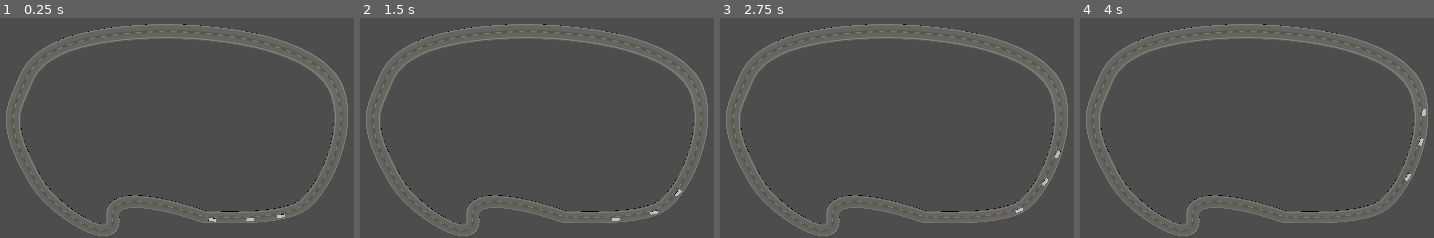
Above: before the commit, frames 1-4 (left to right).
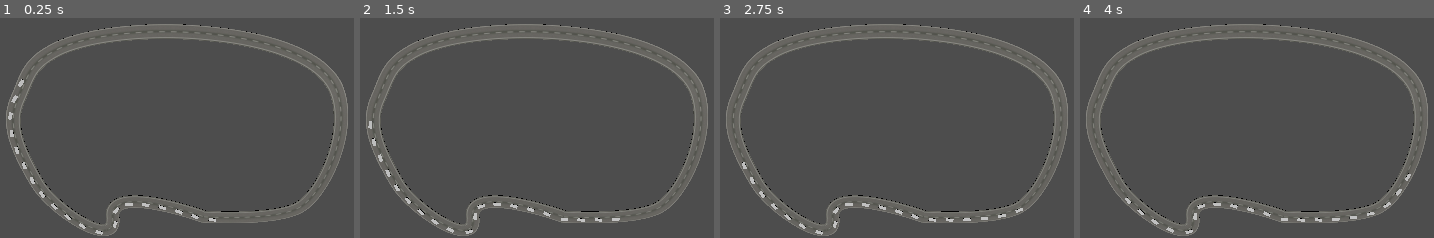
Above: after the commit, the same moments.

Repository: zaddmc/Traffic_Simulator
Game: Godot game, scene res://assets/node_3d.tscn
Two runs of this game, one before a commit and one after it. Both use one fixed random seed, a clock stepped at 60 frames per second and the inputs below.
Inputs:
- Up to frame 1 (0.25 s): no input
- Up to frame 2 (1.5 s): no input
- Up to frame 3 (2.75 s): no input
- Up to frame 4 (4 s): no input

The runs differ from the first frame. In frame 1, 0.7% of the frame differs, in the area x 2-81%, y 27-99%; in frame 2, 0.7%; in frame 3, 0.6%; in frame 4, 0.6%.

Commit message:
Static Constructor has been made

Diff:
--- a/assets/car_spawner.gd
+++ b/assets/car_spawner.gd
@@ -4,9 +4,8 @@
 
 # Called when the node enters the scene tree for the first time.
 func _ready() -> void:
-	for i in range(200):
-		var car = load("res://scripts/car.tscn").instantiate()
-		car.starting_offset = 3 * i
+	for i in range(20):
+		var car = Car.new_car(-5*i, 10)
 		CARS.append(car)
 		add_child(car)
 
--- a/assets/node_3d.tscn
+++ b/assets/node_3d.tscn
@@ -1,7 +1,7 @@
-[gd_scene load_steps=5 format=3 uid="uid://dp3q1y3ey8pee"]
+[gd_scene load_steps=5 format=3 uid="uid://dubngrhst8pmr"]
 
 [ext_resource type="Texture2D" uid="uid://e1lwkap0l6o4" path="res://assets/textures/road-highway-seamless-texture-motion-footage-062005311_iconl.png" id="2_1oc3i"]
-[ext_resource type="PackedScene" uid="uid://btxoojgq4r3jy" path="res://scripts/car.tscn" id="2_avjfi"]
+[ext_resource type="Script" path="res://assets/car_spawner.gd" id="2_j17vk"]
 
 [sub_resource type="StandardMaterial3D" id="StandardMaterial3D_cbyso"]
 albedo_texture = ExtResource("2_1oc3i")
@@ -35,17 +35,7 @@
 [node name="Road-path" type="Path3D" parent="Road-Curved"]
 transform = Transform3D(-4.37114e-08, 0, 1, 0, 1, 0, -1, 0, -4.37114e-08, 0, 0, 0)
 curve = SubResource("Curve3D_yo4is")
-
-[node name="Car" parent="Road-Curved/Road-path" instance=ExtResource("2_avjfi")]
-transform = Transform3D(0.999941, 0, 0, 0, 0.99995, 0, 0, 0, 0.999955, -0.179934, 0, 15.0859)
-progress = 10.9143
-
-[node name="Car2" parent="Road-Curved/Road-path" instance=ExtResource("2_avjfi")]
-transform = Transform3D(0.999943, 0, 0, 0, 0.99995, 0, 0, 0, 0.999958, 0.586668, 0, 23.8022)
-progress = 19.6699
-
-[node name="Car3" parent="Road-Curved/Road-path" instance=ExtResource("2_avjfi")]
-transform = Transform3D(0.999943, 0, 0, 0, 0.99995, 0, 0, 0, 0.999958, 0, 0, 4.17725)
+script = ExtResource("2_j17vk")
 
 [node name="Camera3D" type="Camera3D" parent="."]
 transform = Transform3D(1, 0, 0, 0, -0.174336, 0.984686, 0, -0.984686, -0.174336, -6.68161, 73.3493, -72.85)
--- a/scripts/carfollowtest.gd
+++ b/scripts/carfollowtest.gd
@@ -1,12 +1,27 @@
+class_name Car
 extends PathFollow3D
 
+const my_scene: PackedScene = preload("res://scripts/car.tscn")
+
+# Internal varibles for each car object
+var starting_offset: float = 0
+var max_speed: float
 
 # Called when the node enters the scene tree for the first time.
 func _ready() -> void:
-	pass # Replace with function body.
+	self.set_progress(starting_offset)
 
 
 # Called every frame. 'delta' is the elapsed time since the previous frame.
 func _process(delta: float) -> void:
-	self.set_progress(self.get_progress()+delta*10
-	)
+	self.set_progress(self.get_progress()+delta*max_speed)
+
+
+static func new_car(starting_offset:float, max_speed:float = 0) -> Car:
+	var new_car: Car = my_scene.instantiate()
+	new_car.starting_offset = starting_offset
+	if (max_speed == 0):
+		new_car.max_speed = randf_range(5, 15)
+	else:
+		new_car.max_speed = max_speed
+	return new_car
Not shown: 1 places in scripts/car.tscn that only renumber resources
